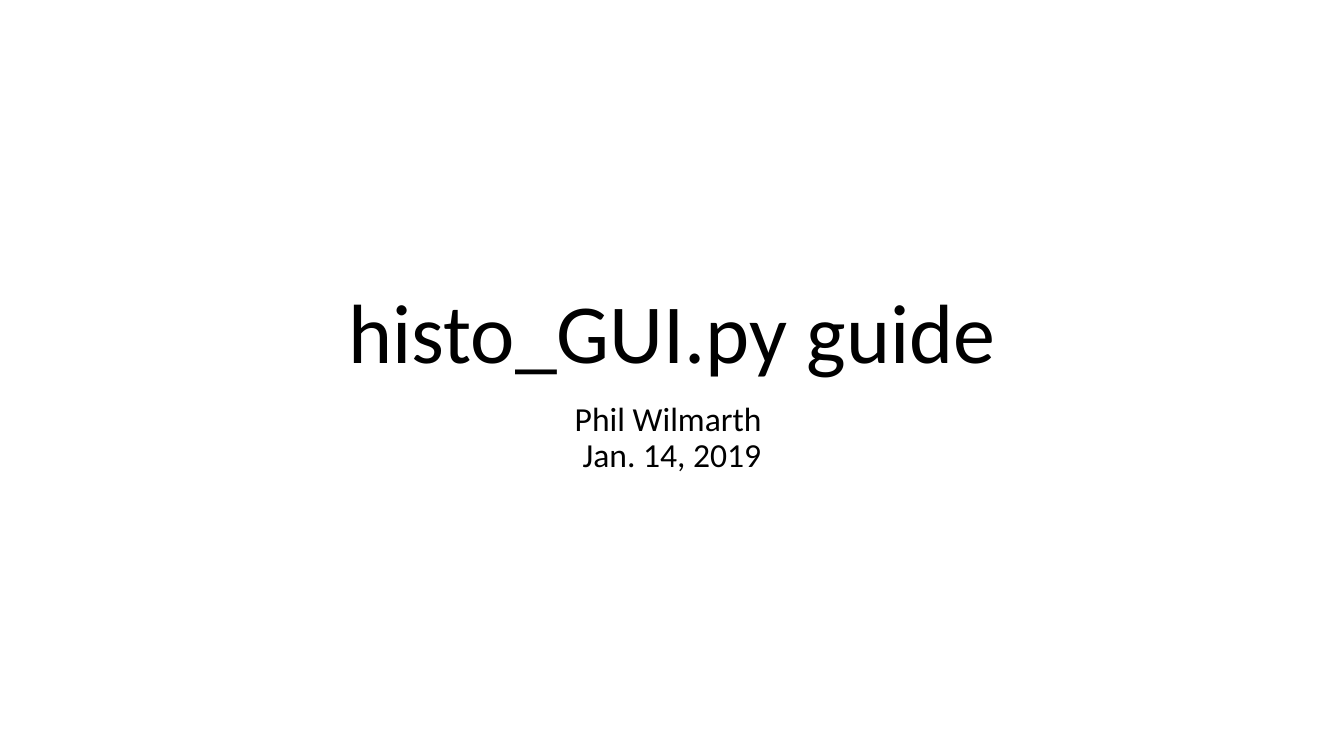
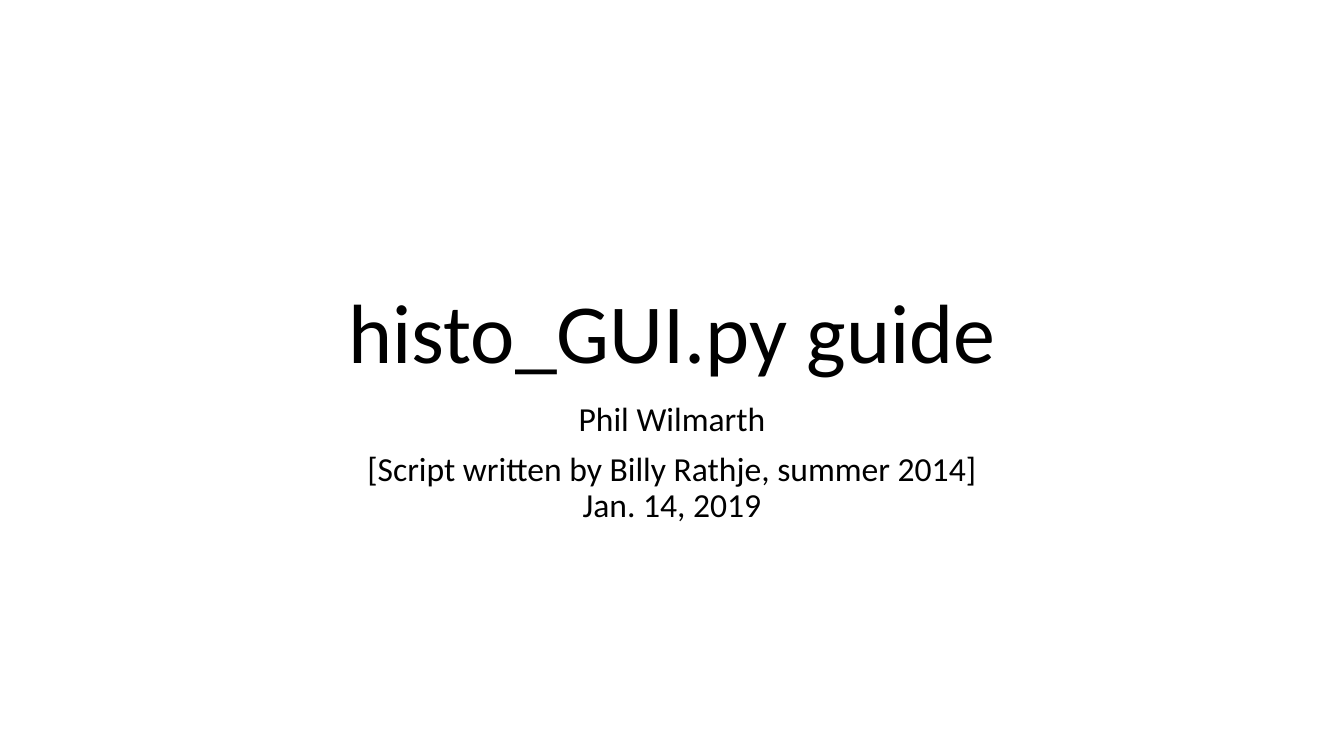
Before and after one commit to pwilmart/PAW_pipeline, a slide deck: slide 1 of histo_GUI_guide.pptx. Drawn at 1344x756 pixels with LibreOffice and Linux fonts; fonts in the diff are those of the drawing. Boxes give left, top, right and bottom in pixels: in the first picture for what was removed or moved away, otherwise in the second. Text is boxed around its words. In the diff, an @@ line names an element or a change of style, - is before the commit and + after.

Commit message:
updated histo_GUI Powerpoint

```diff
--- a/histo_GUI_guide.pptx
+++ b/histo_GUI_guide.pptx
@@ subtitle at bbox=[367, 407, 976, 521]: text changed @@
-Phil Wilmarth
-Jan. 14, 2019
+Phil Wilmarth
+[Script written by Billy Rathje, summer 2014]
+Jan. 14, 2019
```
Also in this commit, not shown: 3 other slides changed, 29 slides added, 8 slides removed, 1 other file.
